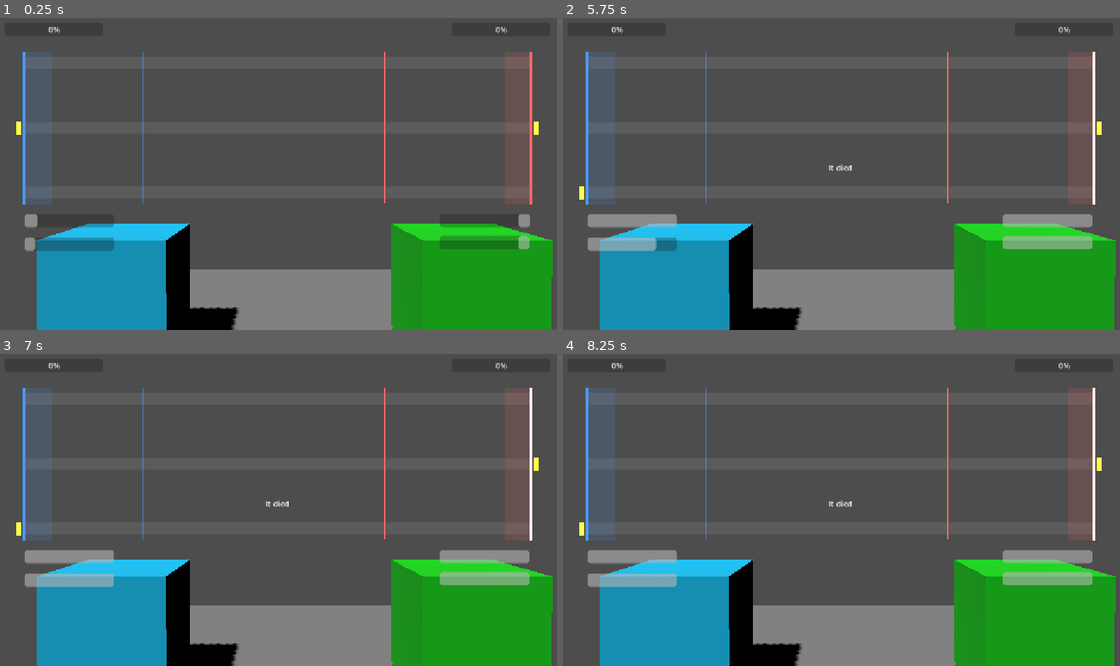
Above: before the commit, frames 1-4 (two rows, left to right).
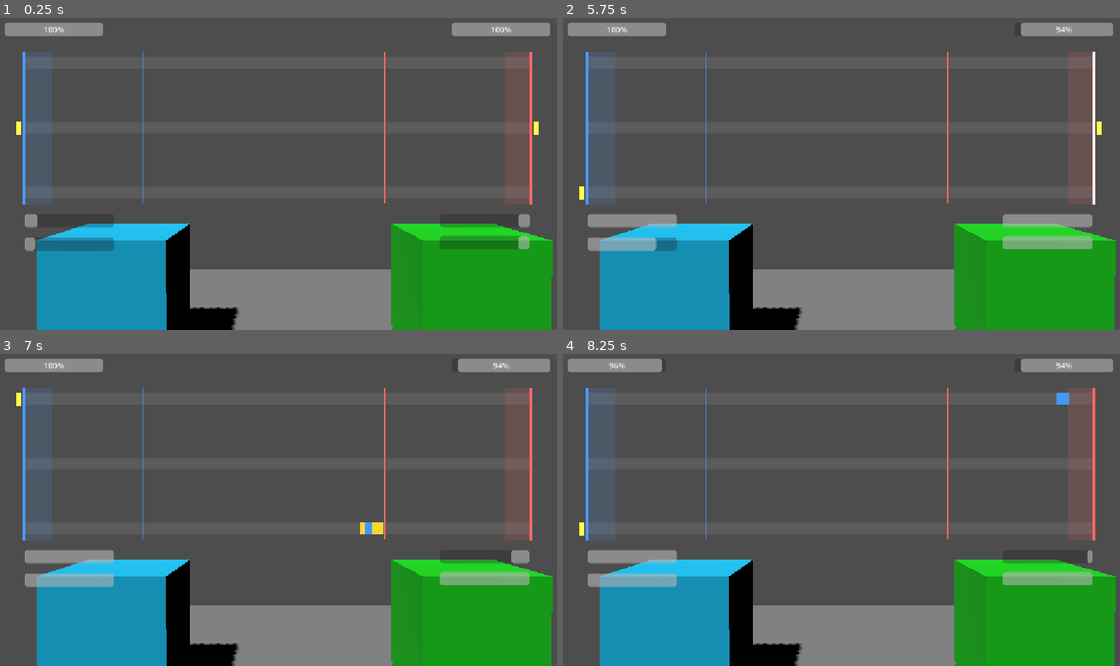
Above: after the commit, the same moments.

Repository: Raphael-Gregori/JamJam
Game: Godot game, scene res://main_scene.tscn
The game is run twice, just before and just after one commit, with the same random seed, the same clock (stepped at 60 frames per second) and the same inputs.
Inputs:
- Up to frame 1 (0.25 s): no input
- Up to frame 2 (5.75 s): hold W (lane_select_up) 0.53-1.28 s; hold Left (P2_combat_action_fast) 0.53-1.28 s; hold S (lane_select_down) 1.28-2.03 s; tap Keypad 0 (P2_combat_dodge) at 1.35 s; hold Right (P2_combat_parry) 2.03-2.78 s; hold W (lane_select_up) 2.03-3.53 s; tap Down (P2_lane_select_down) at 2.85 s; tap Enter at 3.5 s; hold Keypad 8 (P2_lane_select_up) 3.53-4.28 s; hold S (lane_select_down) from 3.53 s (still down); tap Space (combat_dodge) at 4.25 s; tap D (combat_action_fast) at 4.35 s; hold Space (combat_dodge) from 5.03 s (still down)
- Up to frame 3 (7 s): release S (lane_select_down) at 5.78 s; release Space (combat_dodge) at 5.78 s; hold W (lane_select_up) from 5.78 s (still down); tap A (combat_parry) at 5.85 s; hold Tab (toggle_p2_control) from 6.53 s (still down)
- Up to frame 4 (8.25 s): release Tab (toggle_p2_control) at 7.28 s; tap Left (P2_combat_action_fast) at 7.35 s; release W (lane_select_up) at 8.03 s; hold S (lane_select_down) from 8.03 s (still down); hold Keypad 0 (P2_combat_dodge) from 8.03 s (still down)

The runs differ from the first frame. In frame 1, 1.5% of the frame differs, in the area x 0-99%, y 1-6%; in frame 2, 1.5%; in frame 3, 2.6%, in the area x 0-99%, y 1-68%; in frame 4, 2.5%.

Commit message:
debug current hp problems

Diff:
--- a/jamjam_godot_project/nouveau-projet-de-jeu/Script/Unit_STATs/P1_stats.tres
+++ b/jamjam_godot_project/nouveau-projet-de-jeu/Script/Unit_STATs/P1_stats.tres
@@ -7,6 +7,5 @@
 _FORCE = 3
 _AGILITY = 3
 _HP_MAX = 0
-_START_HP = 0
 _DODGE_MAX = 3.0
 metadata/_custom_type_script = "uid://voislg2nlw1r"
--- a/jamjam_godot_project/nouveau-projet-de-jeu/Script/Unit_STATs/P2_stats.tres
+++ b/jamjam_godot_project/nouveau-projet-de-jeu/Script/Unit_STATs/P2_stats.tres
@@ -6,5 +6,4 @@
 script = ExtResource("1_vnat5")
 _HP_MAX = 0
 _REGEN_ATK = 0.245
-_START_HP = 0
 metadata/_custom_type_script = "uid://voislg2nlw1r"
--- a/jamjam_godot_project/nouveau-projet-de-jeu/Script/p_1.gd
+++ b/jamjam_godot_project/nouveau-projet-de-jeu/Script/p_1.gd
@@ -6,14 +6,14 @@
 ### turn.gd's _process (Global baseline + this unit's _STATS bonus). These
 ### are the only per-instance mutable values, so they stay on the node
 ### instead of the (potentially shared) UnitStats resource.
-@export var _CURRENT_HP = 15
+@onready var _CURRENT_HP
 @export var _CURRENT_ATK = 0.0
 @export var _CURRENT_DODGE = 0.0
 
 
 # Called when the node enters the scene tree for the first time.
 func _ready() -> void:
-	_CURRENT_HP = minf(_STATS._START_HP, _STATS._HP_MAX)
+	_CURRENT_HP = _STATS._START_HP
 
 
 func _take_damage(damage: float):
--- a/jamjam_godot_project/nouveau-projet-de-jeu/Script/p_2.gd
+++ b/jamjam_godot_project/nouveau-projet-de-jeu/Script/p_2.gd
@@ -6,14 +6,14 @@
 ### turn.gd's _process (Global baseline + this unit's _STATS bonus). These
 ### are the only per-instance mutable values, so they stay on the node
 ### instead of the (potentially shared) UnitStats resource.
-@export var _CURRENT_HP = 15
+@onready var _CURRENT_HP
 @export var _CURRENT_ATK = 0.0
 @export var _CURRENT_DODGE = 0.0
 
 
 # Called when the node enters the scene tree for the first time.
 func _ready() -> void:
-	_CURRENT_HP = minf(_STATS._START_HP, _STATS._HP_MAX)
+	_CURRENT_HP = _STATS._START_HP
 
 
 func _take_damage(damage: float):
--- a/jamjam_godot_project/nouveau-projet-de-jeu/Script/stats.gd
+++ b/jamjam_godot_project/nouveau-projet-de-jeu/Script/stats.gd
@@ -14,7 +14,7 @@
 ## HP of the player.
 @export var _HP_MAX = 15
 @export var _REGEN_ATK = 0.5
-@export var _START_HP = 15
+var _START_HP
 
 ## Dodge charge: regenerates at _REGEN_DODGE units/sec, dodge fires (and
 ## consumes the charge) once it reaches _DODGE_COST.
--- a/jamjam_godot_project/nouveau-projet-de-jeu/Script/turn.gd
+++ b/jamjam_godot_project/nouveau-projet-de-jeu/Script/turn.gd
@@ -81,7 +81,6 @@
 func _ready() -> void:
 	player_unit = get_node(player_unit_path)
 	enemy_unit = get_node(enemy_unit_path)
-	_debug_print_stats()
 
 	_init_layout()
 
@@ -89,6 +88,8 @@
 	# P1/P2 are earlier siblings of CombatHUD so theirs has already run by now.
 	player_hp_bar.max_value = _hp_max(player_unit)
 	enemy_hp_bar.max_value = _hp_max(enemy_unit)
+	player_unit._CURRENT_HP = _hp_max(player_unit)
+	enemy_unit._CURRENT_HP = _hp_max(enemy_unit)
 	player_hp_bar.value = player_unit._CURRENT_HP
 	enemy_hp_bar.value = enemy_unit._CURRENT_HP
 	player_atk_bar.max_value = _atk_max(player_unit)
@@ -102,6 +103,8 @@
 	result_label.visible = false
 	enemy_lane_selector.visible = enemy_human_controlled
 
+
+	_debug_print_stats()
 # --- Helpers: per-unit "final" stat values ---------------------------------
 # One helper per _STATS value read anywhere in this file. Where a matching
 # global_stats constant exists, the final value is global_stats's shared baseline + the
@@ -113,7 +116,7 @@
 	return unit._STATS._HP_MAX + global_stats._CONST_BASE_HP
 
 func _start_hp(unit: MeshInstance3D) -> float:
-	return unit._STATS._START_HP + global_stats._CONST_BASE_HP
+	return _hp_max(unit)
 
 func _damage(unit: MeshInstance3D) -> float:
 	return global_stats._CONST_DAMAGE +((unit._STATS._FORCE - 1) * global_stats._CONST_BASE_MOD_DAMAGE)
@@ -488,8 +491,8 @@
 
 func _debug_print_unit_stats(label: String, unit: MeshInstance3D, header_hex: String) -> void:
 	print_rich("[b][color=#%s]── %s stats ──[/color][/b]" % [header_hex, label])
-	print_rich("  [color=lime][b]HP[/b][/color]    HP_MAX=%s  START_HP=%s" \
-		% [_hp_max(unit), _start_hp(unit)])
+	print_rich("  [color=lime][b]HP[/b][/color]    HP_MAX=%s  START_HP=%s CURRENT_HP=%s" \
+		% [_hp_max(unit), _start_hp(unit), unit._CURRENT_HP])
 	print_rich("  [color=yellow][b]ATK[/b][/color]   DMG=%s DEF_ZONE=%s SPEED=%s  REGEN_ATK=%s  ATK_MAX=%s  FAST_COST=%s  PARRY_COST=%s" \
 		% [_damage(unit), _defense_zone(unit),_speed(unit), _atk_regen(unit), _atk_max(unit), _fast_cost(unit), _parry_cost(unit)])
 	print_rich("  [color=aqua][b]DODGE[/b][/color] AGILITY=%s  REGEN_DODGE=%s  DODGE_MAX=%s  DODGE_RANGE=%s  DODGE_COST=%s" \
